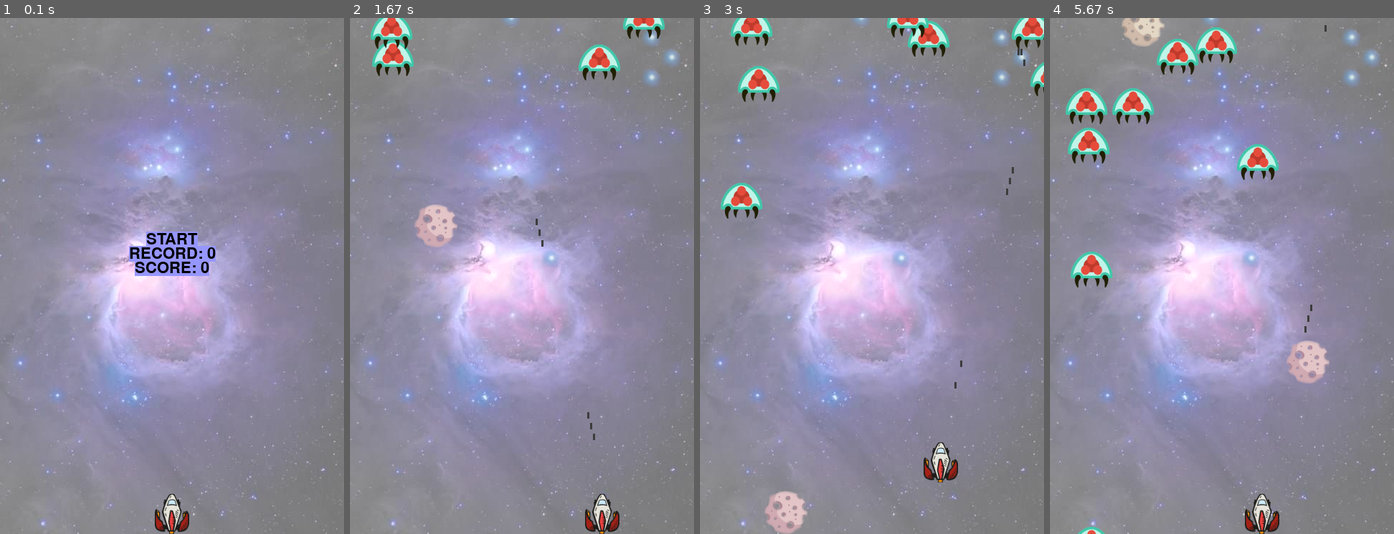
Above: before the commit, frames 1-4 (left to right).
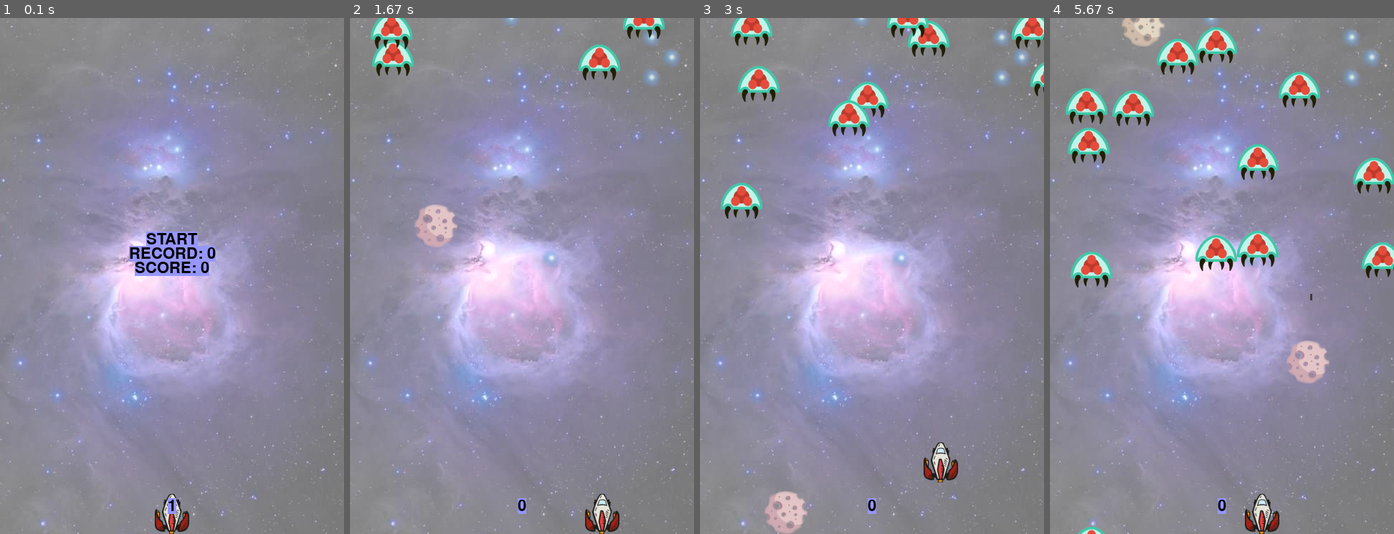
Above: after the commit, the same moments.

Repository: eldoranstars/pygame
Game: pygame game, started from game.py
Same seed, same stepped clock (60 frames per second), same inputs: the game is played once before the commit and once after it.
Inputs:
- Up to frame 1 (0.1 s): no input
- Up to frame 2 (1.67 s): hold Q 0.33-0.8 s; tap Space at 0.83, 1.23, 1.53 s; hold Right 1.17-1.63 s
- Up to frame 3 (3 s): hold Up 1.67-1.97 s; tap Space at 1.73, 2.07, 2.37, 2.57, 2.87 s; hold Right 2-2.47 s; hold Left from 2.5 s (still down)
- Up to frame 4 (5.67 s): release Left at 3.03 s; hold Down 3.07-3.37 s; tap Space at 3.13, 3.47, 3.77, 3.9, 4.3, 4.6, 4.97, 5.37 s; hold Left 3.4-3.8 s; hold Up 3.83-4.2 s; hold Right 4.23-4.87 s; hold Down 4.9-5.27 s; hold Left from 5.3 s (still down)

The runs differ from the first frame. In frame 1, less than 0.1% of the frame differs, in the area x 48-52%, y 93-97%; in frame 2, 0.1%; in frame 3, 1.2%; in frame 4, 3.2%, in the area x 18-100%, y 1-97%.

Commit message:
reloadBullet

Diff:
--- a/alien.py
+++ b/alien.py
@@ -4,7 +4,6 @@
     def __init__(self, screen, settings):
         # Атрибуты класса
         self.screen = screen.surface
-        self.settings = settings
         self.speed_factor = random.randrange(settings.alien_sf_min, settings.alien_sf_max)
         self.move_direction = random.randrange(0,9)
         # Загрузка изображения и получение прямоугольника
--- a/environment.py
+++ b/asteroid.py
@@ -1,15 +1,15 @@
 import random
 
-class Environment():
+class Asteroid():
     def __init__(self, screen, settings):
         # Атрибуты класса
         self.screen = screen.surface
         self.settings = settings
-        self.speed_factor = settings.environment_sf
+        self.speed_factor = settings.asteroid_sf
         self.move_direction = random.randrange(0,9)
         self.down = True
         # Загрузка изображения и получение прямоугольника
-        self.surface = random.choice(settings.environment_list)
+        self.surface = random.choice(settings.asteroid_list)
         self.rect = self.surface.get_rect()
         # Получение изначальных координат изображения
         self.rect.centerx = random.randrange(self.rect.width, settings.screen_width, self.rect.width)
@@ -17,9 +17,9 @@
 
     def update(self):
         # Обновление координат изображения
-        if self.move_direction < 2:
+        if self.move_direction < 3:
             self.rect.centerx += self.speed_factor
-        if self.move_direction > 6:
+        if self.move_direction > 5:
             self.rect.centerx -= self.speed_factor
         if self.down:
             self.rect.centery += self.speed_factor
--- a/bullet.py
+++ b/bullet.py
@@ -2,7 +2,7 @@
     def __init__(self, screen, settings, ship):
         # Атрибуты класса
         self.screen = screen.surface
-        self.speed_factor = settings.bullet_speed_factor
+        self.speed_factor = settings.bullet_sf
         # Загрузка изображения и получение прямоугольника
         self.surface = settings.bullet_surface
         self.surface.fill(settings.bullet_color)
--- a/game.py
+++ b/game.py
@@ -12,10 +12,11 @@
     gf.blit_screen(stats)
     if stats.game_active:
         gf.update_aliens(stats)
+        gf.update_player()
+        gf.reload_bullets()
         gf.update_bullets()
-        gf.update_player()
         gf.update_removed_stars()
-        gf.update_environments()
+        gf.update_asteroids()
         gf.append_star()
         gf.append_alien()
-        gf.append_environment()
+        gf.append_asteroid()
--- a/game_functions.py
+++ b/game_functions.py
@@ -9,7 +9,7 @@
 from ship import Ship
 from star import Star
 from text import Text
-from environment import Environment
+from asteroid import Asteroid
 
 settings = Settings()
 screen = Screen(settings)
@@ -18,7 +18,7 @@
 start = Text(screen, "START", screen.rect.centerx, screen.rect.centery - 40)
 score = Text(screen, "SCORE: {:,}", screen.rect.centerx, screen.rect.centery)
 record = Text(screen, "RECORD: {:,}", screen.rect.centerx, screen.rect.centery - 20)
-double_kill = Text(screen, "DOUBLE KILL!!!", screen.rect.centerx, screen.rect.centery)
+bullets_clip = Text(screen, "{:,}", ship.rect.centerx, ship.rect.centery, settings.bullet_left)
 
 def check_events(stats):
     # Отслеживание событий клавиатуры и мыши.
@@ -46,9 +46,21 @@
         ship.rect.centery -= settings.ship_sf
     if key[pygame.K_DOWN] == 1 and ship.rect.bottom < settings.screen_height:
         ship.rect.centery += settings.ship_sf
-    if key[pygame.K_SPACE] == 1 and len(settings.bullets) < settings.bullet_allowed:
+    if key[pygame.K_SPACE] == 1 and settings.bullet_left > 0:
+        settings.bullet_left -= 1
+        bullets_clip.update_text(settings.bullet_left)
         bullet = Bullet(screen, settings, ship)
         settings.bullets.append(bullet)
+
+def reload_bullets():
+    # Перезарядка
+    if settings.bullet_left == 0 and not settings.reload_bullet:
+        settings.reload_bullet = True
+        settings.last_bullet_time = pygame.time.get_ticks()
+    if settings.reload_bullet and pygame.time.get_ticks() - settings.last_bullet_time > settings.reload_bullet_time:
+        settings.reload_bullet = False
+        settings.bullet_left = settings.bullet_limit
+        bullets_clip.update_text(settings.bullet_left)
 
 def collision(rect, wm, hm):
     # Получаем дополнительный прямоугольник для обработки коллизий.
@@ -84,16 +96,16 @@
                 except ValueError:
                     print('double kill!')
 
-def update_environments():
+def update_asteroids():
     # Обновить расположение объектов на экране.
-    for environment in settings.environments:
-        environment.update()
-        if not screen.rect.colliderect(environment.rect):
-            settings.environments.remove(environment)
-        if collision(environment.rect, 0.8, 0.8).collidepoint(ship.rect.midtop):
-            environment.change_direction()
+    for asteroid in settings.asteroids:
+        asteroid.update()
+        if not screen.rect.colliderect(asteroid.rect):
+            settings.asteroids.remove(asteroid)
+        if collision(asteroid.rect, 0.8, 0.8).collidepoint(ship.rect.midtop):
+            asteroid.change_direction()
         for alien in settings.aliens:
-            if collision(environment.rect, 0.8, 0.8).colliderect(collision(alien.rect, 0.8, 0.6)):
+            if collision(asteroid.rect, 0.8, 0.8).colliderect(collision(alien.rect, 0.8, 0.6)):
                 settings.aliens.remove(alien)
                 settings.score += 1
                 score.update_text(settings.score)
@@ -111,10 +123,9 @@
                 removed_star = random.choice(settings.stars)
                 settings.stars.remove(removed_star)
                 settings.removed_stars.append(removed_star)
-                ship.rect.centerx = screen.rect.centerx
-                ship.rect.bottom = screen.rect.bottom
                 settings.aliens.clear()
                 settings.bullets.clear()
+                settings.asteroids.clear()
             else:
                 stats.game_active = False
                 if settings.score > settings.record:
@@ -126,26 +137,7 @@
                 ship.rect.bottom = screen.rect.bottom
                 settings.aliens.clear()
                 settings.bullets.clear()
-
-def blit_screen(stats):
-    # Вывод изображений на экран.
-    screen.blitme()
-    for star in settings.stars:
-        star.blitme()
-    for star in settings.removed_stars:
-        star.blitme()
-    for environment in settings.environments:
-        environment.blitme()
-    ship.blitme()
-    for bullet in settings.bullets:
-        bullet.blitme()
-    for alien in settings.aliens:
-        alien.blitme()
-    if not stats.game_active:
-        start.blitme()
-        score.blitme()
-        record.blitme()
-    pygame.display.update()
+                settings.asteroids.clear()
 
 def append_alien():
     # Создание объектов в списке
@@ -153,11 +145,11 @@
         alien = Alien(screen, settings)
         settings.aliens.append(alien)
 
-def append_environment():
+def append_asteroid():
     # Создание объектов в списке
-    if random.randrange(0,1000) < settings.environment_chance and len(settings.environments) < settings.environment_allowed:
-        environment = Environment(screen, settings)
-        settings.environments.append(environment)
+    if random.randrange(0,1000) < settings.asteroid_chance and len(settings.asteroids) < settings.asteroid_allowed:
+        asteroid = Asteroid(screen, settings)
+        settings.asteroids.append(asteroid)
 
 def append_star():
     # Создание объектов в списке
@@ -169,3 +161,24 @@
             settings.star_left += 1
             settings.removed_stars.remove(star)
             settings.stars.append(star)
+
+def blit_screen(stats):
+    # Вывод изображений на экран.
+    screen.blitme()
+    for star in settings.stars:
+        star.blitme()
+    for star in settings.removed_stars:
+        star.blitme()
+    for asteroid in settings.asteroids:
+        asteroid.blitme()
+    ship.blitme()
+    bullets_clip.blitme()
+    for bullet in settings.bullets:
+        bullet.blitme()
+    for alien in settings.aliens:
+        alien.blitme()
+    if not stats.game_active:
+        start.blitme()
+        score.blitme()
+        record.blitme()
+    pygame.display.update()
--- a/settings.py
+++ b/settings.py
@@ -13,8 +13,9 @@
         # Параметры пули
         self.bullet_width = 3
         self.bullet_height = 9
-        self.bullet_allowed = 10
-        self.bullet_speed_factor = 15
+        self.bullet_limit = 1
+        self.bullet_sf = 15
+        self.reload_bullet_time = 1000
         self.bullet_color = (60, 60, 60)
         # Параметры изображений
         self.screen_bg = pygame.image.load('images/space.png')
@@ -26,26 +27,29 @@
         self.asteroid_blue = pygame.image.load('images/asteroid-blue.png')
         self.screen_surface = pygame.display.set_mode((self.screen_width, self.screen_height), pygame.SCALED, vsync=1)
         self.bullet_surface = pygame.Surface((self.bullet_width, self.bullet_height))
-        self.environment_list = [self.asteroid_pink, self.asteroid_grey, self.asteroid_blue]
+        self.asteroid_list = [self.asteroid_pink, self.asteroid_grey, self.asteroid_blue]
         # Параметры чужих
         self.alien_sf_min = 1
         self.alien_sf_max = 5
         self.alien_chance = 10
         self.alien_allowed = 15
         # Параметры среды
-        self.environment_chance = 10
-        self.environment_allowed = 15
+        self.asteroid_chance = 10
+        self.asteroid_allowed = 15
         # Динамические параметры игры
         self.reset_settings()
 
     def reset_settings(self):
         # Сбросить параметры игры
         self.aliens = []
-        self.environments = []
+        self.asteroids = []
         self.bullets = []
         self.stars = []
         self.removed_stars = []
         self.score = 0
         self.ship_sf = 4
-        self.environment_sf = self.ship_sf + 1
+        self.last_bullet_time = 0
+        self.reload_bullet = False
+        self.asteroid_sf = self.ship_sf + 1
         self.star_left = self.star_limit
+        self.bullet_left = self.bullet_limit
--- a/tests/rect.py
+++ b/tests/rect.py
@@ -1,10 +1,8 @@
 import pygame
-import random
 
-rect1 = pygame.Rect(0, 0, 100, 100)
-rect2 = pygame.Rect(rect1.center, (rect1.width * 0.5, rect1.height * 0.5))
-rect2.center = rect1.center
+rectangle = pygame.Rect(1000, 0, 400, 100)
 
-
-print(rect1.center, rect1.width, rect1.height)
-print(rect2.center, rect2.width, rect2.height)
+print(rectangle.top)
+print(rectangle.left)
+print(rectangle.bottom)
+print(rectangle.right)
